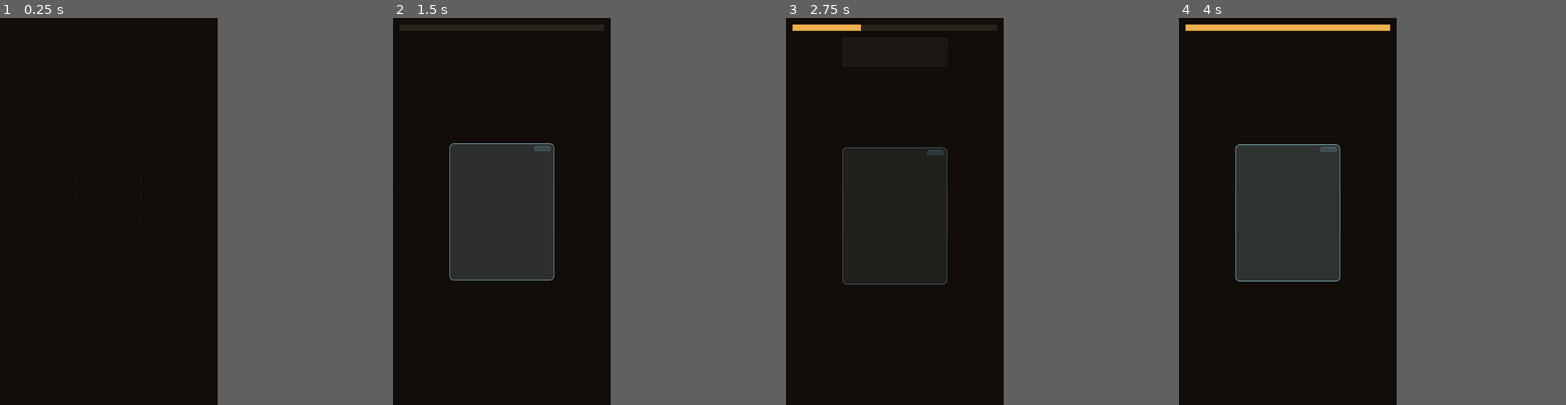
Above: before the commit, frames 1-4 (left to right).
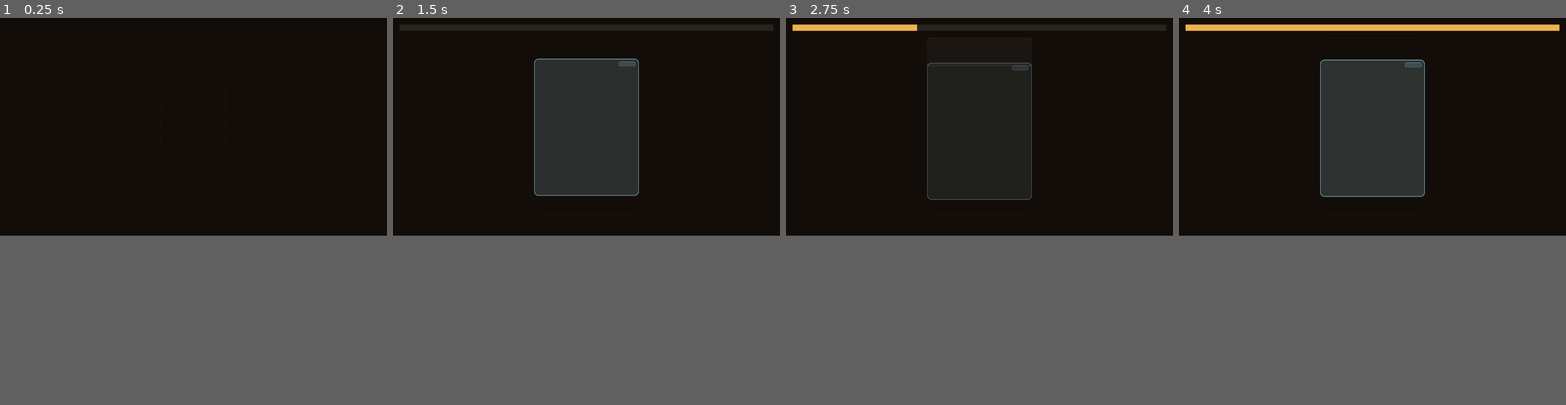
Above: after the commit, the same moments.

Repository: mikechin/Nice
Game: Godot game, scene res://scenes/screens/main_menu.tscn
Same seed, same stepped clock (60 frames per second), same inputs: the game is played once before the commit and once after it.
Inputs:
- Up to frame 1 (0.25 s): no input
- Up to frame 2 (1.5 s): click "Play" at 0.5 s; click "Start Run" at 1.25 s
- Up to frame 3 (2.75 s): click "to enter" at 2 s
- Up to frame 4 (4 s): click "to wash" at 2.75 s; click "particle (suggestion)" at 3.5 s
In our replay, the window is 450x800 before the commit and 800x450 after it. These sizes can differ from the game's own. Grey fills any space a smaller window leaves; there, only what the larger window draws over its background counts as a difference.

The runs differ from the first frame. In frame 2, 18% of the frame differs, in the area x 14-64%, y 10-68%; in frame 3, 1.0%; in frame 4, 19%, in the area x 14-99%, y 1-69%.

Commit message:
Switch display orientation to landscape
Viewport 1080x1920 -> 1920x1080, handheld orientation portrait -> landscape, stretch aspect keep_width -> keep_height (guarantee the short side, as before).

Co-Authored-By: Claude Opus 4.8 (1M context) <noreply@anthropic.com>

Diff:
--- a/godot-project/project.godot
+++ b/godot-project/project.godot
@@ -30,11 +30,11 @@
 
 [display]
 
-window/size/viewport_width=1080
-window/size/viewport_height=1920
+window/size/viewport_width=1920
+window/size/viewport_height=1080
 window/stretch/mode="viewport"
-window/stretch/aspect="keep_width"
-window/handheld/orientation=1
+window/stretch/aspect="keep_height"
+window/handheld/orientation=0
 
 [editor_plugins]
 
